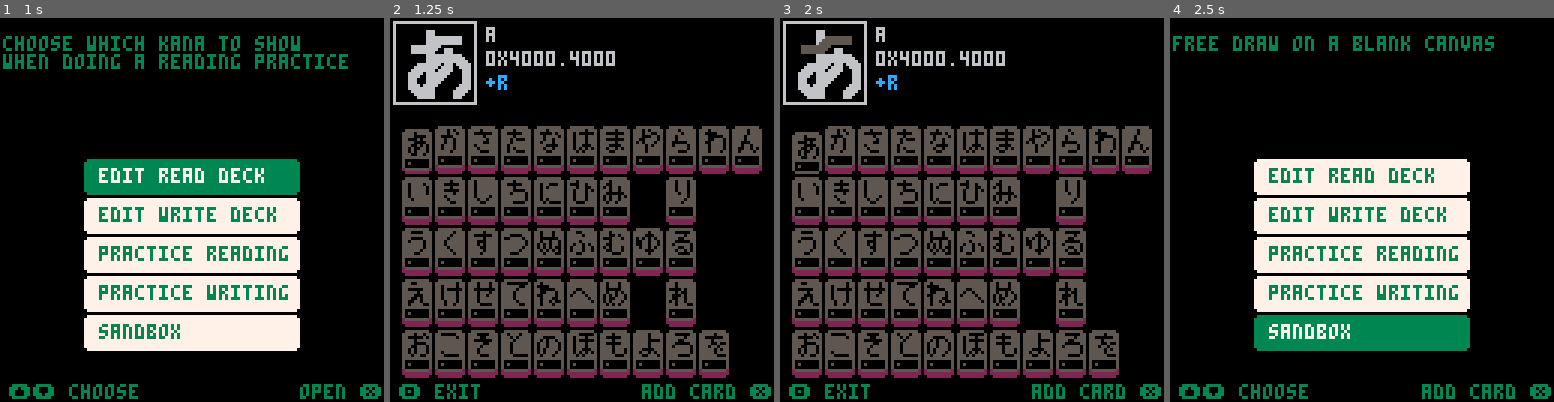
Above: before the commit, frames 1-4 (left to right).
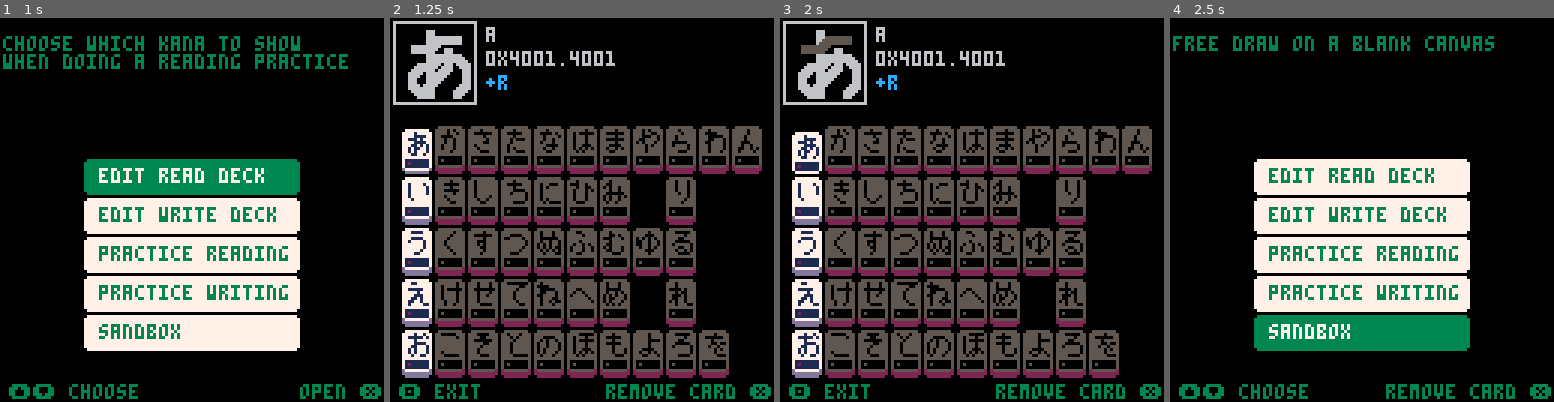
Above: after the commit, the same moments.

Repository: SestrenExsis/KanaPractice
Game: PICO-8 cartridge hiragana.p8
Two runs of this game, one before a commit and one after it. Both use one fixed random seed, a clock stepped at 60 frames per second and the inputs below.
Inputs (mouse positions are in pixels of both pictures, inside the frame that each line leads up to):
- Up to frame 1 (1 s): tap X (X key) at 0.33 s; click (280, 121) at 0.67 s; tap O (Z key) at 0.7 s
- Up to frame 2 (1.25 s): tap X (X key) at 1.07 s; click (436, 267) at 1.22 s
- Up to frame 3 (2 s): hold Right from 1.6 s (still down); tap O (Z key) at 1.7 s; click (887, 114) at 1.77 s; tap X (X key) at 1.85 s
- Up to frame 4 (2.5 s): release Right at 2.1 s; tap O (Z key) at 2.1 s; hold Up 2.15-2.42 s; click (1342, 259) at 2.32 s; hold Right from 2.47 s (still down)

Frame 1 is identical in both runs. In frame 2, 5.1% of the frame differs, in the area x 3-75%, y 8-100%; in frame 3, 5.0%; in frame 4, 0.3%.

Commit message:
Fix bug with initial loading of decks

Diff:
--- a/hiragana.p8
+++ b/hiragana.p8
@@ -18,7 +18,7 @@
 -- * choose a random kana
 -- * ask the player to draw it
 
-_version="1.0.0"
+_version=1
 cartdata("sestrenexsis_hiragana_1")
 
 -- the demem() and enmem()
@@ -451,11 +451,12 @@
 	if dget(63)==0 then
 		-- if this is first load
 		-- add a,e,i,o,u to decks
-		dset(0,0x4000.4000)
-		dset(1,0x4000.4000)
-		dset(2,0x4000.4000)
-		dset(3,0x4000.4000)
-		dset(4,0x4000.4000)
+		for i=1,5 do
+			local k=_kanatbl[_kanakey[i]]
+			k.read=true
+			k.write=true
+			dset(k.index,enmem(k))
+		end
 	end
 	-- store previous study time
 	_logtm=dget(62)
